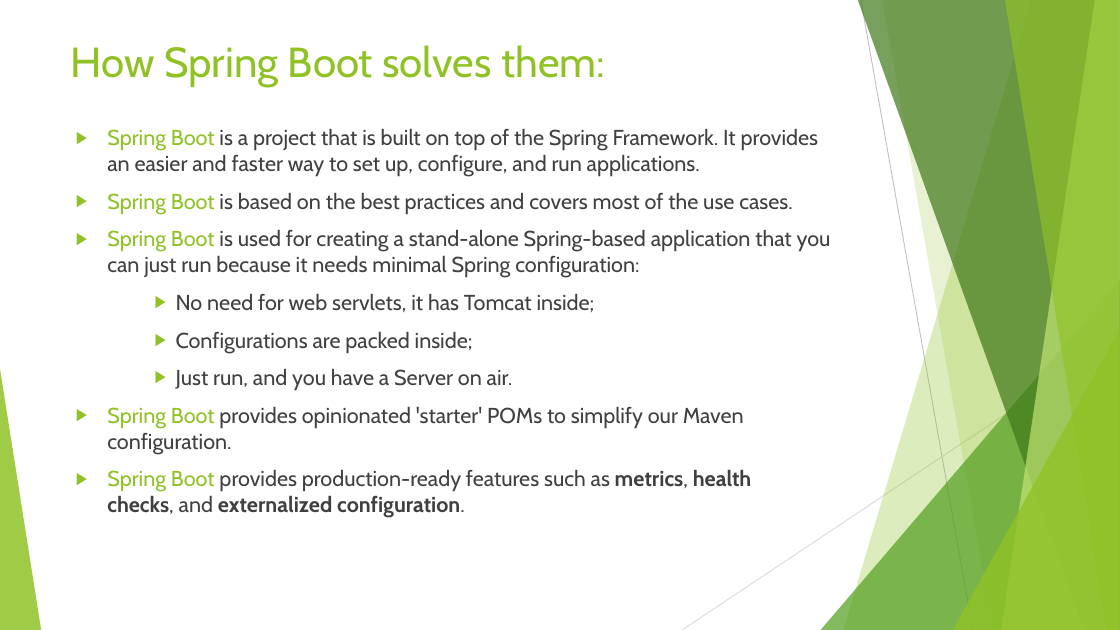
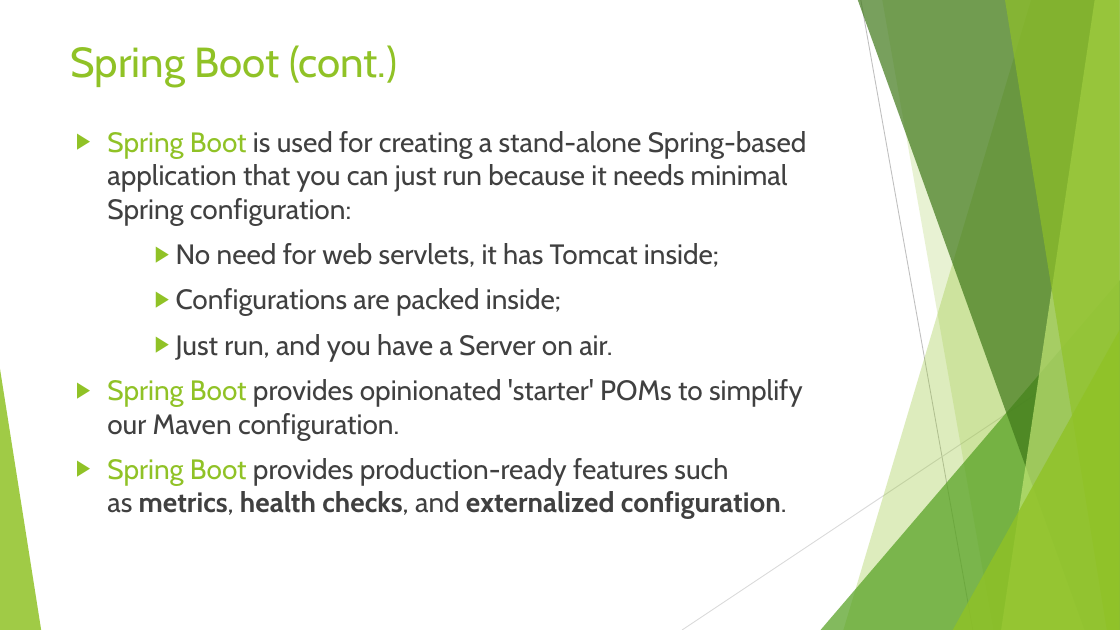
Before and after one commit to idanshal/sb-todo-app-tdp, a slide deck: slide 5 of course_data/presentations/practical_spring_boot_for_tdp_01.pptx (slide 35 before the commit). Drawn at 1120x630 pixels with LibreOffice and Linux fonts; fonts in the diff are those of the drawing. Boxes give left, top, right and bottom in pixels: in the first picture for what was removed or moved away, otherwise in the second. Text is boxed around its words. In the diff, an @@ line names an element or a change of style, - is before the commit and + after.

```diff
--- a/course_data/presentations/practical_spring_boot_for_tdp_01.pptx
+++ b/course_data/presentations/practical_spring_boot_for_tdp_01.pptx
@@ title at [71,45,397,87]: text changed @@
-How Spring Boot solves them:
+Spring Boot (cont.)
@@ text "Spring Boot is used for ..." at [107,131,807,519]: size 18.5 to 24 pt @@
@@ text at [107,129,818,214]: paragraphs removed @@
-▶ Spring Boot is a project that is built on top of the Spring Framework. It provides an easier and faster way to set up, configure, and run applications.
-▶ Spring Boot is based on the best practices and covers most of the use cases.
```
Also in this commit, not shown: 7 other slides changed, 1 slide added, 7 slides removed, 1 other file.
